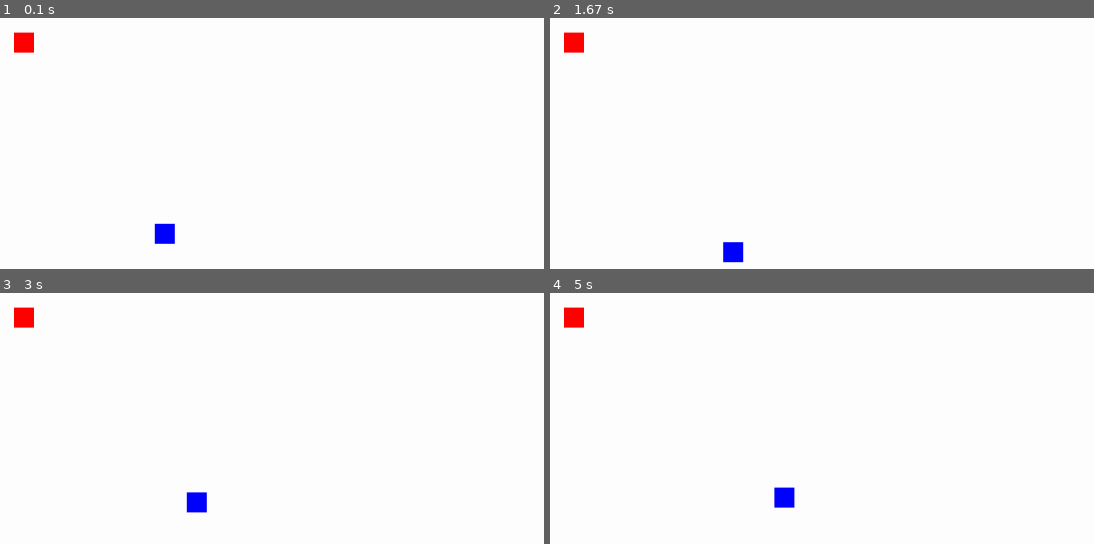
Above: before the commit, frames 1-4 (two rows, left to right).
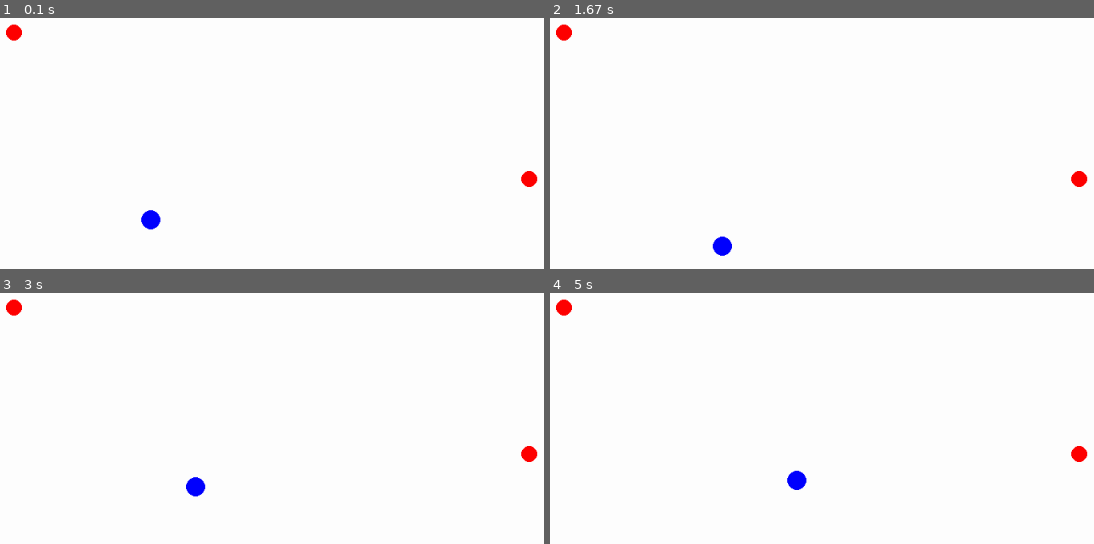
Above: after the commit, the same moments.

Repository: thomasperge/agario-pygame
Game: pygame game, started from main.py
Same seed, same stepped clock (60 frames per second), same inputs: the game is played once before the commit and once after it.
Inputs (mouse positions are in pixels of both pictures, inside the frame that each line leads up to):
- Up to frame 1 (0.1 s): no input
- Up to frame 2 (1.67 s): hold Right 0.33-0.8 s; move the mouse to (outside the picture) at 0.37 s; hold Up 0.83-1.13 s; move the mouse to (outside the picture) at 0.87 s; hold Right 1.17-1.63 s; move the mouse to (702, 261) at 1.2 s
- Up to frame 3 (3 s): hold Left 1.67-2.2 s; move the mouse to (92, 451) at 1.7 s; hold Down 2.23-2.53 s; move the mouse to (500, 343) at 2.27 s; hold Left 2.57-2.97 s; move the mouse to (outside the picture) at 2.6 s
- Up to frame 4 (5 s): hold Up 3-3.37 s; move the mouse to (936, 350) at 3.03 s; hold Right 3.4-4.03 s; move the mouse to (593, 516) at 3.43 s; hold Down 4.07-4.43 s; move the mouse to (outside the picture) at 4.1 s; hold Left 4.47-4.93 s; move the mouse to (887, 441) at 4.5 s; hold Right from 4.97 s (still down)

The runs differ from the first frame. In frame 1, 1.1% of the frame differs, in the area x 1-99%, y 2-91%; in frame 2, 1.0%; in frame 3, 1.0%; in frame 4, 1.1%, in the area x 1-99%, y 2-86%.

Commit message:
feat: fix main.py and adding circle + feed

Diff:
--- a/feed.py
+++ b/feed.py
@@ -17,7 +17,5 @@
     def get_positions(self):
         return self.x, self.y
 
-    def display_feed(self, screen_width, screen_height, sprite):
+    def create_feed(self, screen_width, screen_height):
         self.x, self.y = self.generated_random_position(screen_width, screen_height)
-        sprite.x = self.x
-        sprite.y = self.y
--- a/main.py
+++ b/main.py
@@ -2,7 +2,7 @@
 from player import Player
 from feed import Feed
 
-# Screen
+# Init Screen
 pygame.init()
 width = 1125
 height = 675
@@ -13,27 +13,19 @@
 screen.fill(background)
 
 # Inititalize Player
-player = Player("Player1", 300, 300, 3)
+player = Player("Player1", 300, 300, 4)
 
 # Initialize Feed1
 feed1 = Feed("Feed1")
+feed2 = Feed("Feed2")
 
-# Display Player Sprite
-playerSprite = pygame.Rect(0, 0, 25, 25)
-playerSprite.x = player.get_position()[0]
-playerSprite.y = player.get_position()[1]
-
-# Display Feed Sprite
-feed1Sprite = pygame.Rect(0, 0, 25, 25)
-feed1.display_feed(width, height, feed1Sprite)
-
-pygame.draw.rect(screen, blue, playerSprite)
-pygame.draw.rect(screen, red, feed1Sprite)
+feed1.create_feed(width, height)
+feed2.create_feed(width, height)
 
 game_started = True
 clock = pygame.time.Clock()
 
-while game_started :
+while game_started:
     # Keyboard
     for event in pygame.event.get():
         if event.type == pygame.QUIT:
@@ -53,16 +45,17 @@
     mouse_position = player.mouse_move(mouse_x, mouse_y)
     player.change_direction(mouse_position[0], mouse_position[1])
 
-    # Display new sprite
-    playerSprite.x = player.get_position()[0]
-    playerSprite.y = player.get_position()[1]
+    # Move player
     player.move()
 
+    # Refrash Display
     screen.fill(background)
-    pygame.draw.rect(screen, blue, playerSprite)
-    pygame.draw.rect(screen, red, feed1Sprite)
+
+    pygame.draw.circle(screen, blue, player.get_positions(), 12)
+    pygame.draw.circle(screen, red, feed1.get_positions(), 10)
+    pygame.draw.circle(screen, red, feed2.get_positions(), 10)
+
     pygame.display.flip()
-
     clock.tick(30)
 
 pygame.quit()
--- a/player.py
+++ b/player.py
@@ -13,8 +13,8 @@
         self.direction = (x, y)
 
     def mouse_move(self, mouse_x, mouse_y):
-        dx = mouse_x - self.get_position()[0]
-        dy = mouse_y - self.get_position()[1]
+        dx = mouse_x - self.get_positions()[0]
+        dy = mouse_y - self.get_positions()[1]
 
         length = (dx ** 2 + dy ** 2) ** 0.5
         if length != 0:
@@ -29,7 +29,7 @@
         self.xposition += self.direction[0]
         self.yposition += self.direction[1]
 
-    def get_position(self):
+    def get_positions(self):
         return self.xposition, self.yposition
 
     def set_speed(self, speed):
